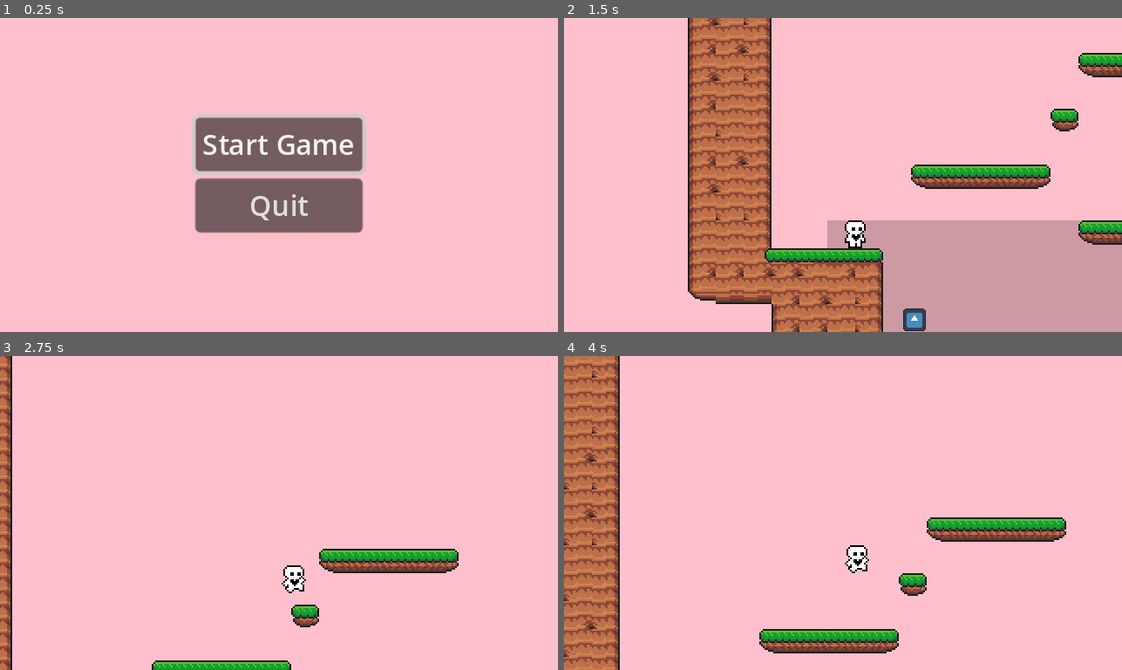
Above: before the commit, frames 1-4 (two rows, left to right).
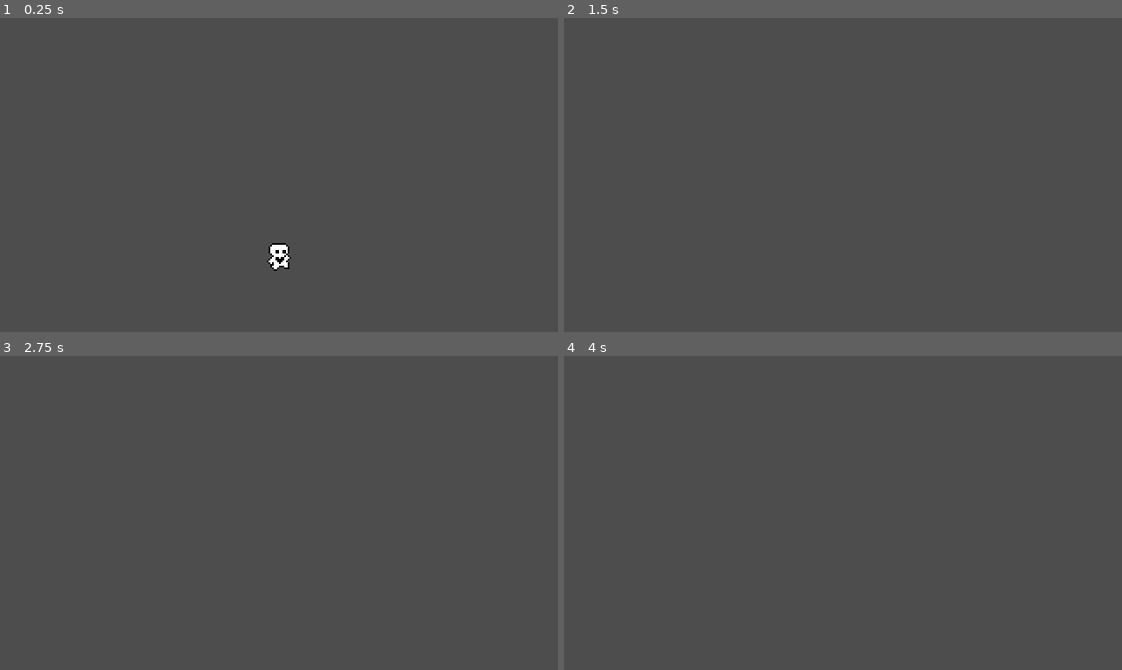
Above: after the commit, the same moments.

Repository: alwong18/AnimalExplorer
Game: Godot game, scene res://Scenes/player.tscn
Two runs of this game, one before a commit and one after it. Both use one fixed random seed, a clock stepped at 60 frames per second and the inputs below. Before the commit the project starts from res://Scenes/start_menu.tscn. The engine's default icon, where the game draws it, is replaced by a stand-in: a white triangle on a blue panel in a dark square.
Inputs (mouse positions are in pixels of both pictures, inside the frame that each line leads up to):
- Up to frame 1 (0.25 s): no input
- Up to frame 2 (1.5 s): click (843, 143) at 0.5 s, where only the run before the commit has a clickable "Start Game"; hold Right (move_right) from 1.28 s (still down)
- Up to frame 3 (2.75 s): keep holding Right (move_right); tap Up (move_up) at 1.52, 2.27 s
- Up to frame 4 (4 s): release Right (move_right) at 2.78 s; hold Left (move_left) 2.78-3.53 s; hold Right (move_right) from 3.53 s (still down); tap Up (move_up) at 3.77 s

The runs differ from the first frame. In frame 1, 100% of the frame differs, in the area x 0-100%, y 0-100%; in frame 2, 100%; in frame 3, 100%; in frame 4, 100%.

Commit message:
added world back

Diff:
--- a/Scenes/World.tscn
+++ b/Scenes/World.tscn
@@ -1,12 +1,7 @@
-[gd_scene load_steps=3 format=3 uid="uid://k5rl6ostil4q"]
+[gd_scene load_steps=2 format=3 uid="uid://k5rl6ostil4q"]
 
 [ext_resource type="PackedScene" uid="uid://b5doxaq34uvii" path="res://Scenes/player.tscn" id="1_e5v70"]
-[ext_resource type="PackedScene" path="res://Scenes/walking_enemy.tscn" id="2_excf4"]
 
 [node name="World" type="Node"]
 
 [node name="Player" parent="." instance=ExtResource("1_e5v70")]
-
-[node name="WalkingEnemy" parent="." instance=ExtResource("2_excf4")]
-position = Vector2(141, 169)
-scale = Vector2(0.2, 0.2)
--- a/Scenes/player.tscn
+++ b/Scenes/player.tscn
@@ -82,7 +82,6 @@
 size = Vector2(9, 16)
 
 [node name="Player" type="CharacterBody2D"]
-collision_layer = 2
 floor_constant_speed = true
 floor_snap_length = 3.0
 script = ExtResource("1_u82nx")
--- a/project.godot
+++ b/project.godot
@@ -11,7 +11,7 @@
 [application]
 
 config/name="AnimalExplorer"
-run/main_scene="res://Scenes/start_menu.tscn"
+run/main_scene="res://Scenes/player.tscn"
 config/features=PackedStringArray("4.2", "Forward Plus")
 config/icon="res://icon.svg"
 
Not shown: 1 places in Scenes/level_1_tile_map.tscn that only renumber resources
Not shown: 1 places in Scenes/level_transition.tscn that only renumber resources
